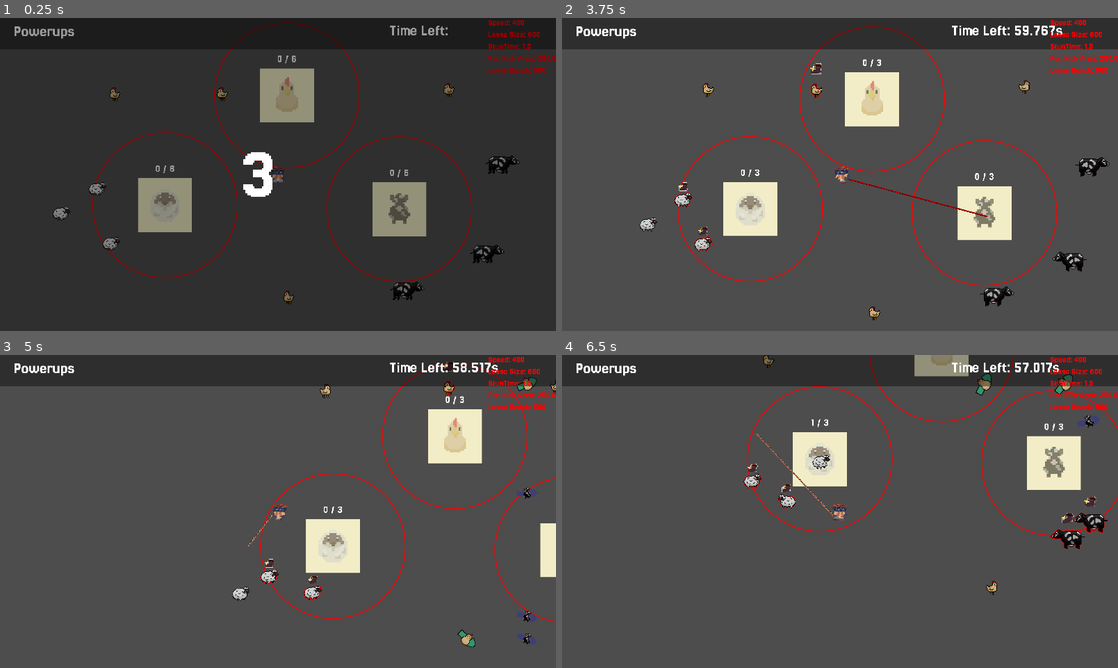
Above: before the commit, frames 1-4 (two rows, left to right).
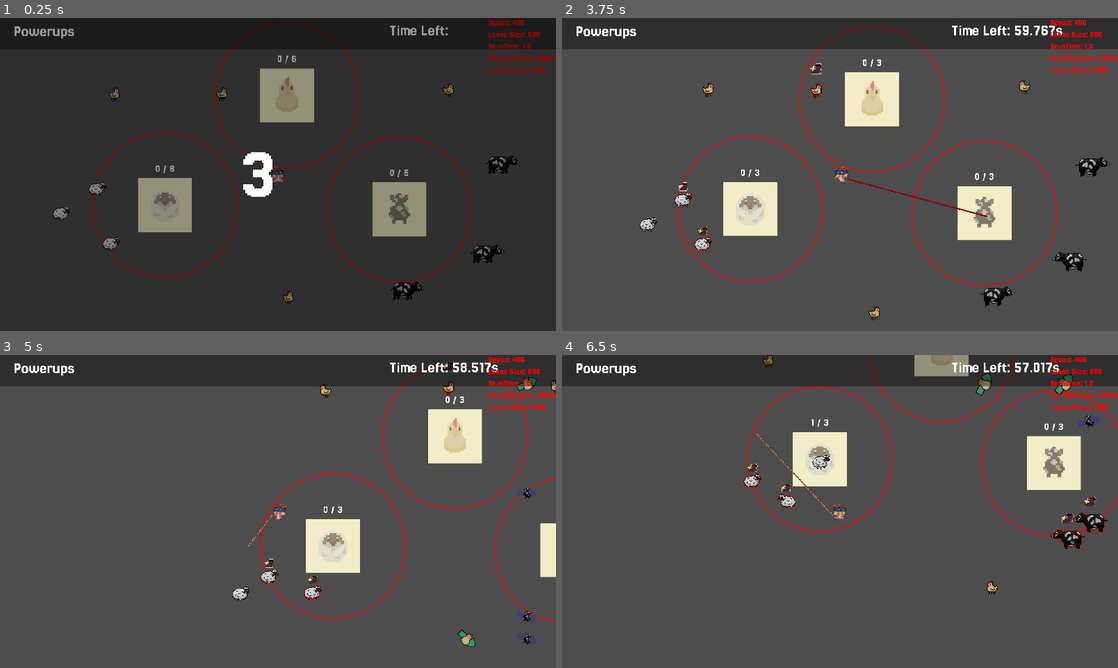
Above: after the commit, the same moments.

Repository: kinghos/GMTK-Game-Jam-2025
Game: Godot game, scene res://scenes/levels/test_level.tscn
The game is run twice, just before and just after one commit, with the same random seed, the same clock (stepped at 60 frames per second) and the same inputs. This scene is started directly instead of the project's main scene.
Inputs (mouse positions are in pixels of both pictures, inside the frame that each line leads up to):
- Up to frame 1 (0.25 s): no input
- Up to frame 2 (3.75 s): move the mouse to (962, 158) at 0.52 s; hold Right (Right) 0.53-1.28 s; hold Space (Kick) 0.53-1.28 s; click (962, 158) at 0.67 s; move the mouse to (728, 190) at 1.27 s; hold S (Down) 1.28-2.03 s; tap Space (Kick) at 1.35, 2.85 s; move the mouse to (895, 105) at 2.02 s; hold Right (Right) 2.03-2.78 s; hold Space (Kick) 2.03-2.78 s; move the mouse to (812, 237) at 2.77 s; hold Up (Up) 2.78-3.53 s; click (812, 237) at 2.92 s; move the mouse to (1006, 221) at 3.52 s; hold Left (Left) from 3.53 s (still down); hold Space (Kick) from 3.53 s (still down)
- Up to frame 3 (5 s): keep holding Left (Left); move the mouse to (250, 545) at 4.27 s; release Space (Kick) at 4.28 s; tap Space (Kick) at 4.35 s; click (250, 545) at 4.42 s
- Up to frame 4 (6.5 s): move the mouse to (1017, 436) at 5.02 s; release Left (Left) at 5.03 s; hold S (Down) 5.03-5.78 s; hold Space (Kick) 5.03-5.78 s; click (1017, 436) at 5.17 s; move the mouse to (756, 433) at 5.77 s; hold Right (Right) from 5.78 s (still down); tap Space (Kick) at 5.85 s

The runs differ from the first frame. In frame 1, 0.2% of the frame differs, in the area x 19-82%, y 20-92%; in frame 2, 0.2%, in the area x 25-85%, y 20-97%; in frame 3, 0.1%; in frame 4, less than 0.1%.

Commit message:
fixed chicken walking animation

Diff:
--- a/scenes/animals/chicken.tscn
+++ b/scenes/animals/chicken.tscn
@@ -185,7 +185,7 @@
 }],
 "loop": true,
 "name": &"walk",
-"speed": 9.0
+"speed": 18.0
 }]
 
 [sub_resource type="CircleShape2D" id="CircleShape2D_e2rpr"]
@@ -292,10 +292,10 @@
 
 [node name="AnimatedSprite2D" parent="." index="0"]
 material = SubResource("ShaderMaterial_wthsh")
+scale = Vector2(-1, 1)
 sprite_frames = SubResource("SpriteFrames_nfg7i")
-animation = &"stun"
+animation = &"walk"
 autoplay = "walk"
-frame_progress = 0.557186
 
 [node name="CollisionShape2D" parent="." index="1"]
 position = Vector2(0, -1)
